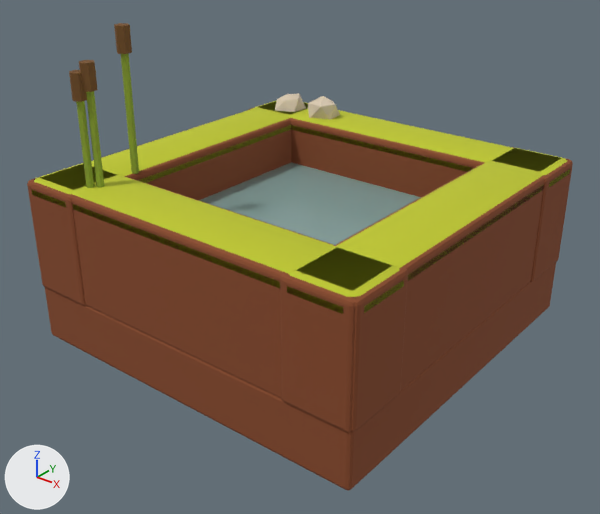
A saved change to the glTF model assets/3d/final/tile_grass_pond_edge.glb.
Both versions are drawn from a 50 mm lens placed at (2.5, -3.2, 1.46), pointed at (0.07, -0.16, -0.42). The axes (+X, +Y, +Z) are drawn at lower left. The lights are the same throughout. The older version comes first. Vertices at exactly the same position are counted once.

In view in the first picture: 'WaterSurface', 'gp_body', 'gp_cap_e', 'gp_cap_n', 'gp_cap_s', 'gp_cap_w', 'gp_rim_e', 'gp_rim_n', 'gp_rim_s', 'gp_rim_w', 'gp_rock0', 'gp_rock1', 'gpr_head0', 'gpr_head1', 'gpr_head2', 'gpr_stalk0', 'gpr_stalk1', 'gpr_stalk2'.
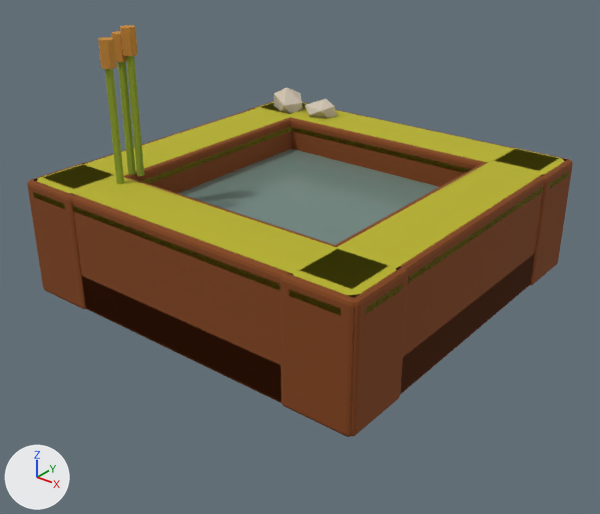
Location of each change, (x1, y1, x2, y2) in pixels of the pictures (600 x 514 px):
'gp_body', moved, rescaled, recoloured: before (45, 263, 556, 490); after (82, 253, 535, 402)
'WaterSurface', recoloured, moved: before (199, 162, 421, 245); after (178, 149, 439, 245)
'gp_cap_n', recoloured, rescaled: before (35, 163, 404, 313); after (38, 164, 402, 314)
'gp_cap_e', recoloured, rescaled: before (287, 148, 564, 314); after (289, 148, 562, 316)
'gp_cap_w', recoloured, rescaled: before (31, 102, 308, 207); after (33, 102, 307, 209)
'gp_cap_s', recoloured, rescaled: before (255, 100, 570, 187); after (257, 102, 569, 188)
'gpr_stalk0', moved: before (86, 91, 104, 187); after (105, 69, 124, 184)
'gpr_stalk2', moved: before (121, 53, 139, 174); after (126, 56, 144, 176)
'gpr_stalk1', moved: before (76, 101, 94, 188); after (118, 62, 136, 175)
'gpr_head0', recoloured, moved: before (79, 60, 98, 92); after (98, 37, 117, 69)
'gpr_head2', recoloured, moved: before (114, 23, 132, 54); after (120, 25, 138, 56)
'gpr_head1', recoloured, moved: before (69, 70, 87, 102); after (111, 31, 127, 62)
'gp_rock0', reshaped (6% narrower, 35% taller): before (275, 93, 306, 112); after (274, 87, 303, 113)
'gp_rock1', reshaped: before (308, 96, 340, 119); after (305, 99, 337, 118)

The change, as a diff of the scene's bpy script:
```diff
--- a/assets/3d/final/tile_grass_pond_edge.glb.py
+++ b/assets/3d/final/tile_grass_pond_edge.glb.py
@@ mat_grass @@
 mat_grass = principled_material('grass')
-mat_grass.base_color = (0.521, 0.571, 0.0232)  # yellow #bfc72a
+mat_grass.base_color = (0.479, 0.445, 0.0194)  # yellow #b8b226
 mat_grass.roughness = 0.93
@@ mat_water @@
 mat_water = principled_material('water')
-mat_water.base_color = (0.275, 0.423, 0.402)  # greyish cyan #8faeaa
+mat_water.base_color = (0.191, 0.292, 0.258)  # greyish green #79938b
 mat_water.roughness = 0.15
@@ mat_wood @@
 mat_wood = principled_material('wood')
-mat_wood.base_color = (0.181, 0.0802, 0.0194)  # brown #765026
+mat_wood.base_color = (0.584, 0.254, 0.0369)  # orange #c98a36
 mat_wood.roughness = 0.93
@@ me_cube_004 @@
-me_cube_004.from_pydata(...)  # 56 vertices, 108 faces; spans x -1.0..1.0, y -1.0..1.0, z -0.9..-0.58
+me_cube_004.from_pydata(...)  # 56 vertices, 108 faces; spans x -1.0..1.0, y -1.0..1.0, z -0.62..-0.4
+# me_cube_004 part 1: the whole mesh is scaled about its middle by (1, 1, 0.664), then moved by (0.0, 0.0, 0.23)
 me_cube_004.materials.append(mat_soil)
@@ me_cube_009 @@
-me_cube_009.from_pydata(...)  # 56 vertices, 108 faces; spans x -1.01..1.01, y -1.0..-0.64, z -0.11..0.01
+me_cube_009.from_pydata(...)  # 56 vertices, 108 faces; spans x -1.01..1.01, y -1.0..-0.64, z -0.13..0.01
+# me_cube_009 part 2: the whole mesh is moved by (0.0, 0.0, -0.01)
 me_cube_009.materials.append(mat_grass)
@@ me_cube_010 @@
-me_cube_010.from_pydata(...)  # 56 vertices, 108 faces; spans x -1.01..1.01, y 0.64..1.0, z -0.11..0.01
+me_cube_010.from_pydata(...)  # 56 vertices, 108 faces; spans x -1.01..1.01, y 0.64..1.0, z -0.13..0.01
+# me_cube_010 part 3: the whole mesh is moved by (0.0, 0.0, -0.01)
 me_cube_010.materials.append(mat_grass)
@@ me_cube_011 @@
-me_cube_011.from_pydata(...)  # 56 vertices, 108 faces; spans x -1.0..-0.64, y -1.01..1.01, z -0.11..0.01
+me_cube_011.from_pydata(...)  # 56 vertices, 108 faces; spans x -1.0..-0.64, y -1.01..1.01, z -0.13..0.01
+# me_cube_011 part 4: the whole mesh is moved by (0.0, 0.0, -0.01)
 me_cube_011.materials.append(mat_grass)
@@ me_cube_012 @@
-me_cube_012.from_pydata(...)  # 56 vertices, 108 faces; spans x 0.64..1.0, y -1.01..1.01, z -0.11..0.01
+me_cube_012.from_pydata(...)  # 56 vertices, 108 faces; spans x 0.64..1.0, y -1.01..1.01, z -0.13..0.01
+# me_cube_012 part 5: the whole mesh is moved by (0.0, 0.0, -0.01)
 me_cube_012.materials.append(mat_grass)
@@ me_cube_014 @@
-me_cube_014.from_pydata(...)  # 8 vertices, 12 faces; spans x -0.72..0.86, y -0.72..0.86, z -0.32..-0.28
+me_cube_014.from_pydata(...)  # 8 vertices, 12 faces; spans x -0.72..0.86, y -0.72..0.86, z -0.23..-0.19
+# me_cube_014 part 6: the whole mesh is moved by (0.0, 0.0, 0.09)
 me_cube_014.materials.append(mat_water)
@@ me_icosphere_017 @@
-me_icosphere_017.from_pydata(...)  # 12 vertices, 20 faces; spans x -0.864..-0.691, y 0.7..0.889, z -0.036..0.102
+me_icosphere_017.from_pydata(...)  # 12 vertices, 20 faces; spans x -0.9..-0.672, y 0.685..0.922, z -0.037..0.146
+# me_icosphere_017 part 7: 12 of 12 vertices moved; they spanned x -0.864..-0.691, y 0.7..0.889, z -0.036..0.102 and now span x -0.9..-0.672, y 0.685..0.922, z -0.037..0.146; mean shift (-0.001, -0.004, -0.001)
 me_icosphere_017.materials.append(mat_pale_stone)
@@ me_icosphere_018 @@
-me_icosphere_018.from_pydata(...)  # 12 vertices, 20 faces; spans x -0.621..-0.415, y 0.711..0.906, z -0.034..0.136
+me_icosphere_018.from_pydata(...)  # 12 vertices, 20 faces; spans x -0.616..-0.439, y 0.715..0.901, z -0.043..0.111
+# me_icosphere_018 part 8: 12 of 12 vertices moved; they spanned x -0.621..-0.415, y 0.711..0.906, z -0.034..0.136 and now span x -0.616..-0.439, y 0.715..0.901, z -0.043..0.111; mean shift (-0.004, 0.003, -0.011)
 me_icosphere_018.materials.append(mat_pale_stone)
@@ ob_gpr_stalk0 @@
 ob_gpr_stalk0 = bpy.data.objects.new('gpr_stalk0', me_cylinder_009)
-ob_gpr_stalk0.location = (-0.627, -0.84, 0.244)
+ob_gpr_stalk0.location = (-0.587, -0.749, 0.291)
@@ ob_gpr_head0 @@
 ob_gpr_head0 = bpy.data.objects.new('gpr_head0', me_cylinder_010)
-ob_gpr_head0.location = (-0.627, -0.84, 0.549)
+ob_gpr_head0.location = (-0.587, -0.749, 0.642)
@@ ob_gpr_stalk1 @@
 ob_gpr_stalk1 = bpy.data.objects.new('gpr_stalk1', me_cylinder_011)
-ob_gpr_stalk1.location = (-0.661, -0.874, 0.222)
+ob_gpr_stalk1.location = (-0.667, -0.607, 0.289)
@@ ob_gpr_head1 @@
 ob_gpr_head1 = bpy.data.objects.new('gpr_head1', me_cylinder_012)
-ob_gpr_head1.location = (-0.661, -0.874, 0.504)
+ob_gpr_head1.location = (-0.667, -0.607, 0.637)
@@ ob_gpr_stalk2 @@
 ob_gpr_stalk2 = bpy.data.objects.new('gpr_stalk2', me_cylinder_013)
-ob_gpr_stalk2.location = (-0.662, -0.588, 0.307)
+ob_gpr_stalk2.location = (-0.613, -0.596, 0.305)
@@ ob_gpr_head2 @@
 ob_gpr_head2 = bpy.data.objects.new('gpr_head2', me_cylinder_014)
-ob_gpr_head2.location = (-0.662, -0.588, 0.673)
+ob_gpr_head2.location = (-0.613, -0.596, 0.671)
```
